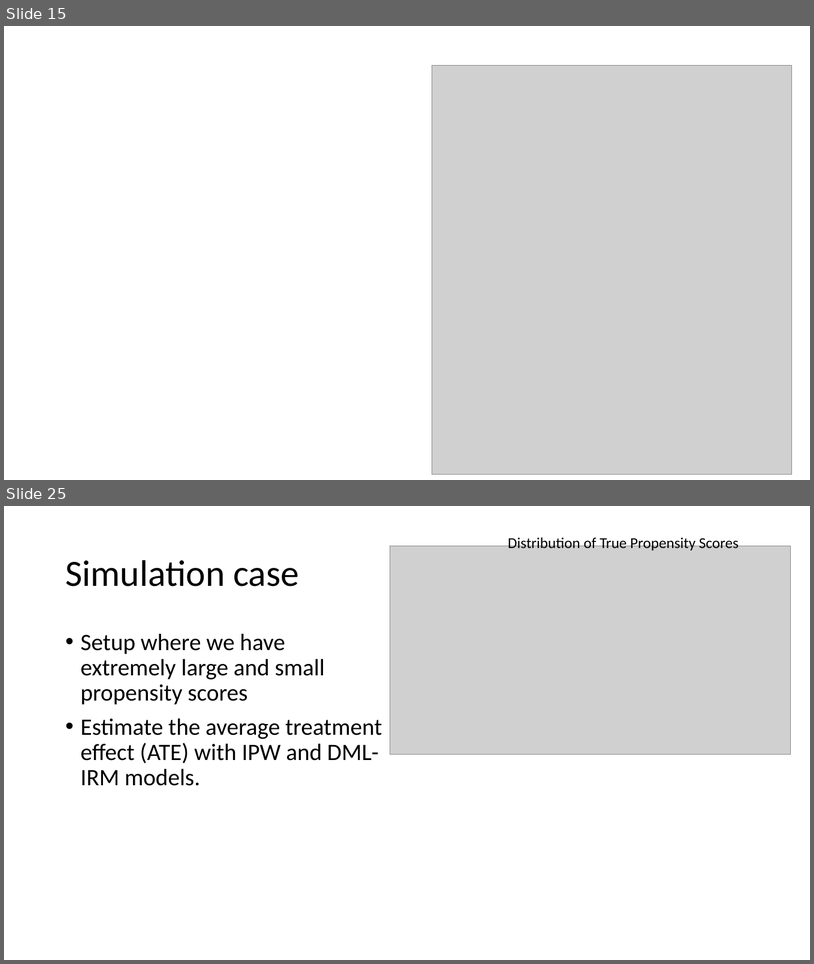
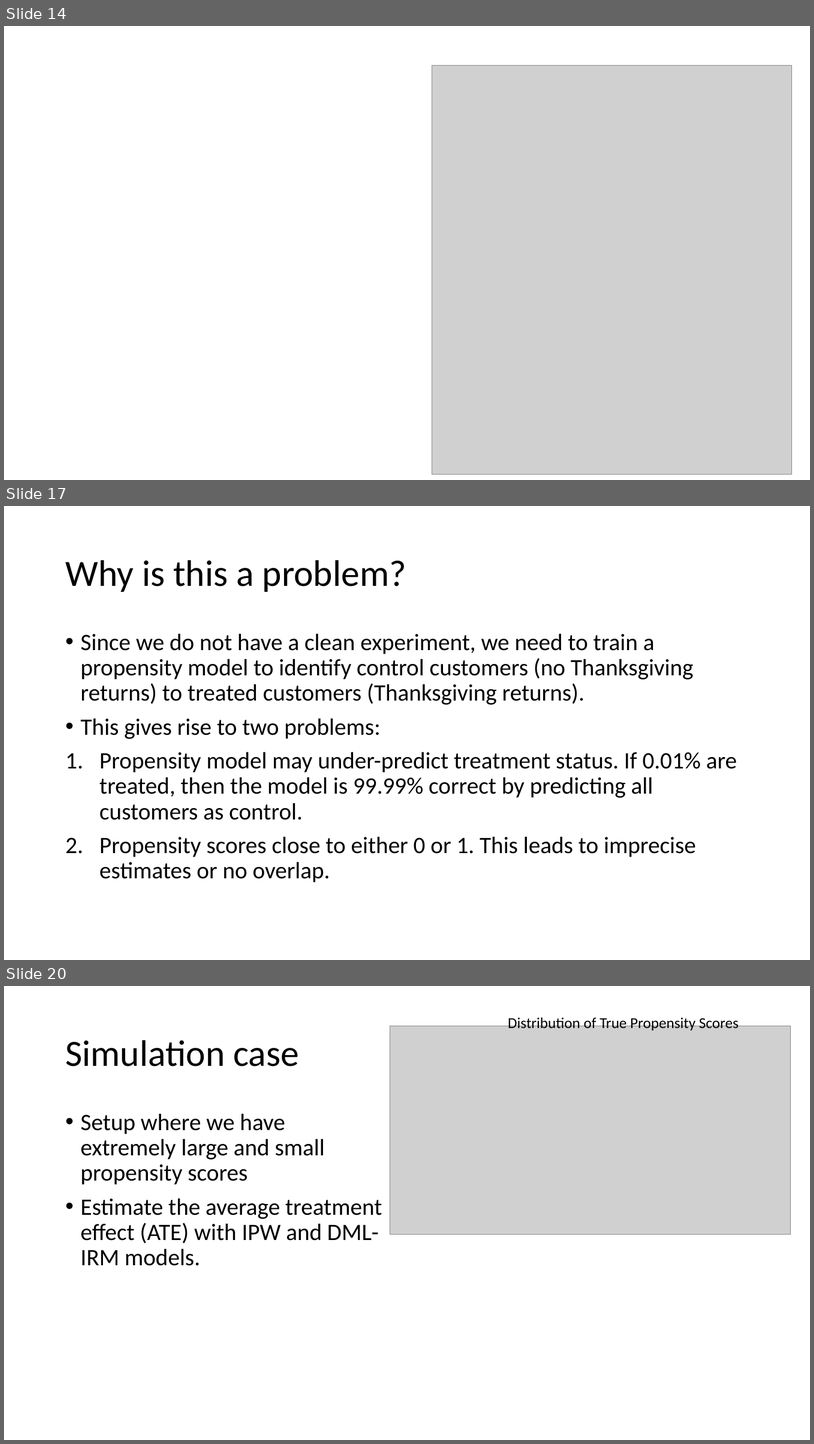
Before and after one commit to shoepaladin/causalinference_crashcourse, a slide deck: Powerpoints/4 Best Practices (WIP).pptx. Shown one above the other, each under a label of ours: slides 15 and 25 before the commit, slides 14, 17 and 20 after it; the slides between them are not shown. The pictures are 814x964 and 814x1444 pixels, drawn with LibreOffice and Linux fonts; fonts in the diff are those of the drawing; grey boxes stand for pictures. Boxes give left, top, right and bottom in pixels: in the first picture for what was removed or moved away, otherwise in the second. Text is boxed around its words. In the diff, an @@ line names an element or a change of style, - is before the commit and + after.

Commit message:
conformal inference corrections

```diff
--- a/Powerpoints/4 Best Practices (WIP).pptx
+++ b/Powerpoints/4 Best Practices (WIP).pptx
@@ slide 17 added at bbox=[4, 506, 810, 960], background #FFFFFF @@
@@ title added at bbox=[65, 560, 407, 592], 44 pt, text #000000 @@
+Why is this a problem?
@@ text added at bbox=[81, 633, 737, 882], 28 pt, text #000000 @@
+• Since we do not have a clean experiment, we need to train a propensity model to identify control customers (no Thanksgiving returns) to treated customers (Thanksgiving returns).
+• This gives rise to two problems:
+1. Propensity model may under-predict treatment status. If 0.01% are treated, then the model is 99.99% correct by predicting all customers as control.
+2. Propensity scores close to either 0 or 1. This leads to imprecise estimates or no overlap.
@@ what was slide 15 is now slide 14 @@
@@ what was slide 25 is now slide 20 @@
```
Also in this commit, not shown: 2 slides changed, 7 other slides added, 4 slides removed, 6 other files.
